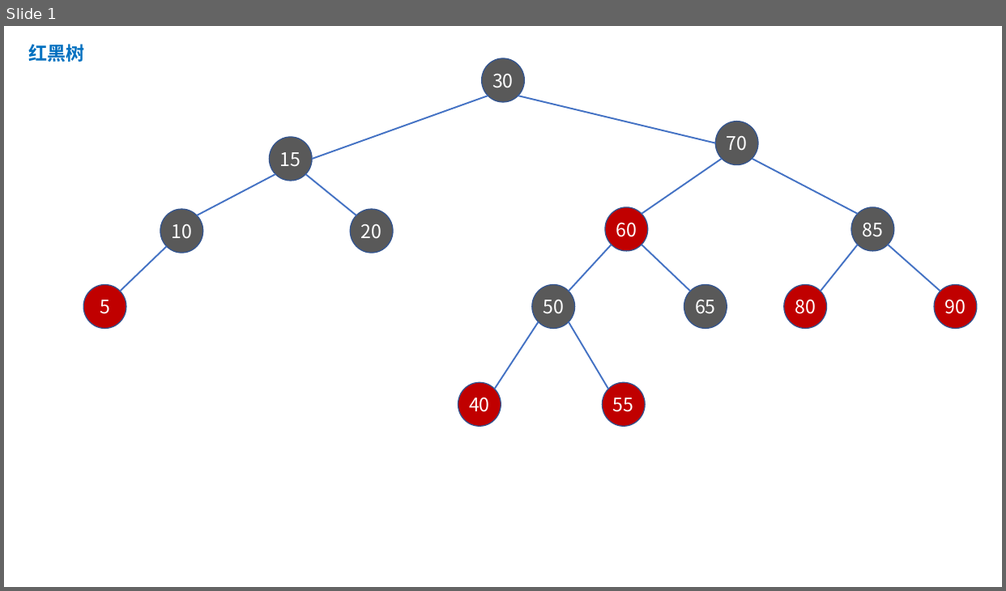
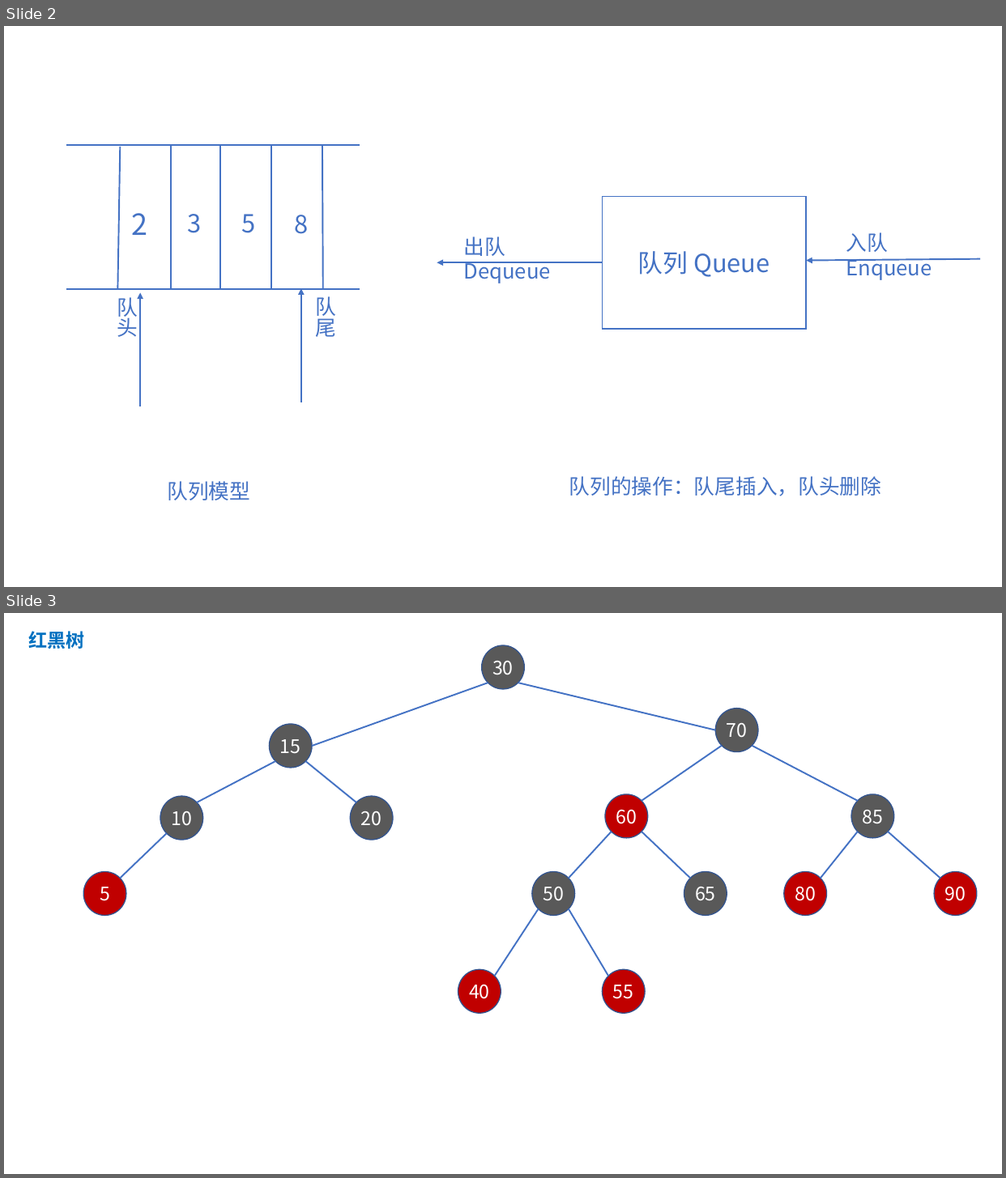
Before and after one commit to online-books/Data-Structures-and-Algorithm-Analysis-in-TS, a slide deck: Assets/visualization.pptx. Shown one above the other, each under a label of ours: slide 1 before the commit, slides 2 and 3 after it. The pictures are 1006x591 and 1006x1178 pixels, drawn with LibreOffice and Linux fonts; fonts in the diff are those of the drawing. Boxes give left, top, right and bottom in pixels: in the first picture for what was removed or moved away, otherwise in the second. Text is boxed around its words. In the diff, an @@ line names an element or a change of style, - is before the commit and + after.

Commit message:
Stack Queue

```diff
--- a/Assets/visualization.pptx
+++ b/Assets/visualization.pptx
@@ slide 2 added at (x1=4, y1=26, x2=1002, y2=587), background #FFFFFF @@
@@ line added from (66, 145) to (360, 145), #4472C4 1.5 pt @@
@@ line added from (117, 289) to (120, 147), #4472C4 1.5 pt @@
@@ line added from (171, 289) to (171, 145), #4472C4 1.5 pt @@
@@ line added from (220, 289) to (220, 145), #4472C4 1.5 pt @@
@@ line added from (271, 289) to (271, 145), #4472C4 1.5 pt @@
@@ line added from (323, 289) to (322, 145), #4472C4 1.5 pt @@
@@ text added at (x1=132, y1=213, x2=148, y2=235), 28 pt, text #4472C4 @@
+2
@@ text added at (x1=188, y1=214, x2=202, y2=233), 24 pt, text #4472C4 @@
+3
@@ text added at (x1=241, y1=214, x2=255, y2=233), 24 pt, text #4472C4 @@
+5
@@ text added at (x1=294, y1=215, x2=308, y2=234), 24 pt, text #4472C4 @@
+8
@@ rectangle added at (x1=602, y1=197, x2=807, y2=329), fill #FFFFFF, outline #4472C4 1 pt, 24 pt, text #4472C4 @@
+队列 Queue
@@ text added at (x1=463, y1=237, x2=551, y2=284), 20 pt, text #4472C4 @@
+出队 Dequeue
@@ text added at (x1=846, y1=233, x2=931, y2=280), 20 pt, text #4472C4 @@
+入队 Enqueue
@@ arrow added from (602, 263) to (437, 263), #4472C4 1.5 pt @@
@@ arrow added from (980, 258) to (807, 260), #4472C4 1.5 pt @@
@@ line added from (66, 289) to (360, 289), #4472C4 1.5 pt @@
@@ arrow added from (301, 403) to (301, 288), #4472C4 1.5 pt @@
@@ text added at (x1=117, y1=297, x2=138, y2=337), 20 pt, text #4472C4 @@
+队头
@@ arrow added from (140, 407) to (140, 293), #4472C4 1.5 pt @@
@@ text added at (x1=316, y1=297, x2=337, y2=337), 20 pt, text #4472C4 @@
+队尾
@@ text added at (x1=167, y1=481, x2=250, y2=501), 20 pt, text #4472C4 @@
+队列模型
@@ text added at (x1=569, y1=476, x2=882, y2=497), 20 pt, text #4472C4 @@
+队列的操作：队尾插入，队头删除
@@ what was slide 1 is now slide 3 @@
```
Also in this commit, not shown: 1 other slide added, 7 other files.
